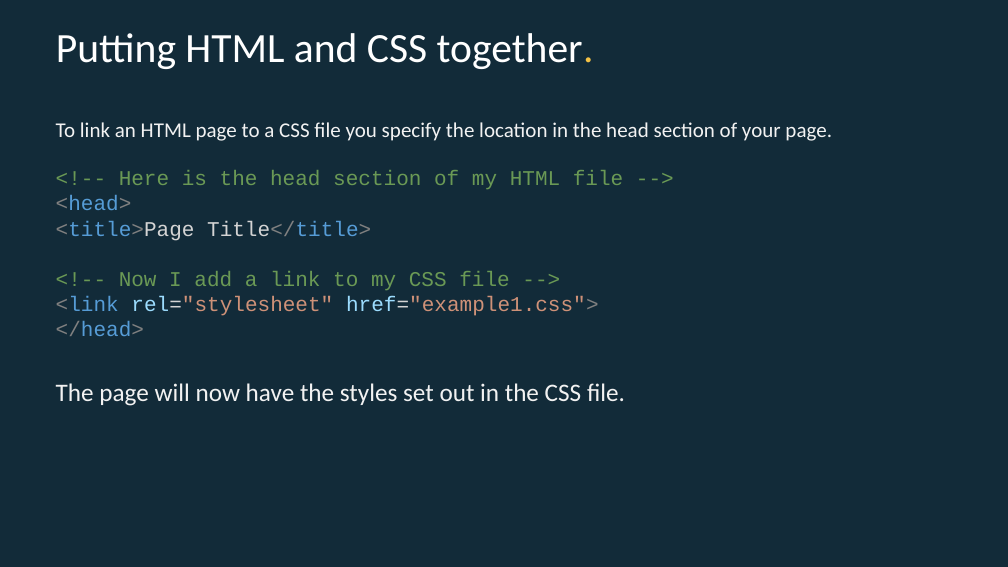
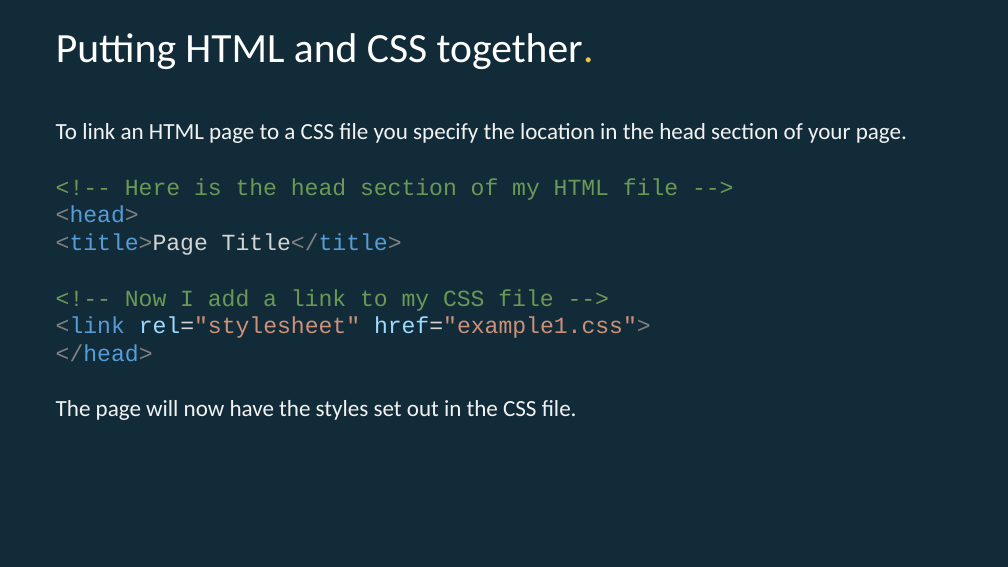
Before and after one commit to EconomicsObservatory/courses, a slide deck: slide 11 of 2/s2_Building_your_first_website.pptx. Drawn at 1008x567 pixels with LibreOffice and Linux fonts; fonts in the diff are those of the drawing. Boxes give left, top, right and bottom in pixels: in the first picture for what was removed or moved away, otherwise in the second. Text is boxed around its words. In the diff, an @@ line names an element or a change of style, - is before the commit and + after.

```diff
--- a/2/s2_Building_your_first_website.pptx
+++ b/2/s2_Building_your_first_website.pptx
@@ text "To link an HTML page ..." at (56,123,907,420): size 20 to 22 pt in "To link an HTML page to a ..."; size 24 to 22 pt in "The page will now have the styles ..." @@
```
Also in this commit, not shown: 5 other slides changed, 1 slide added, 1 other file.
